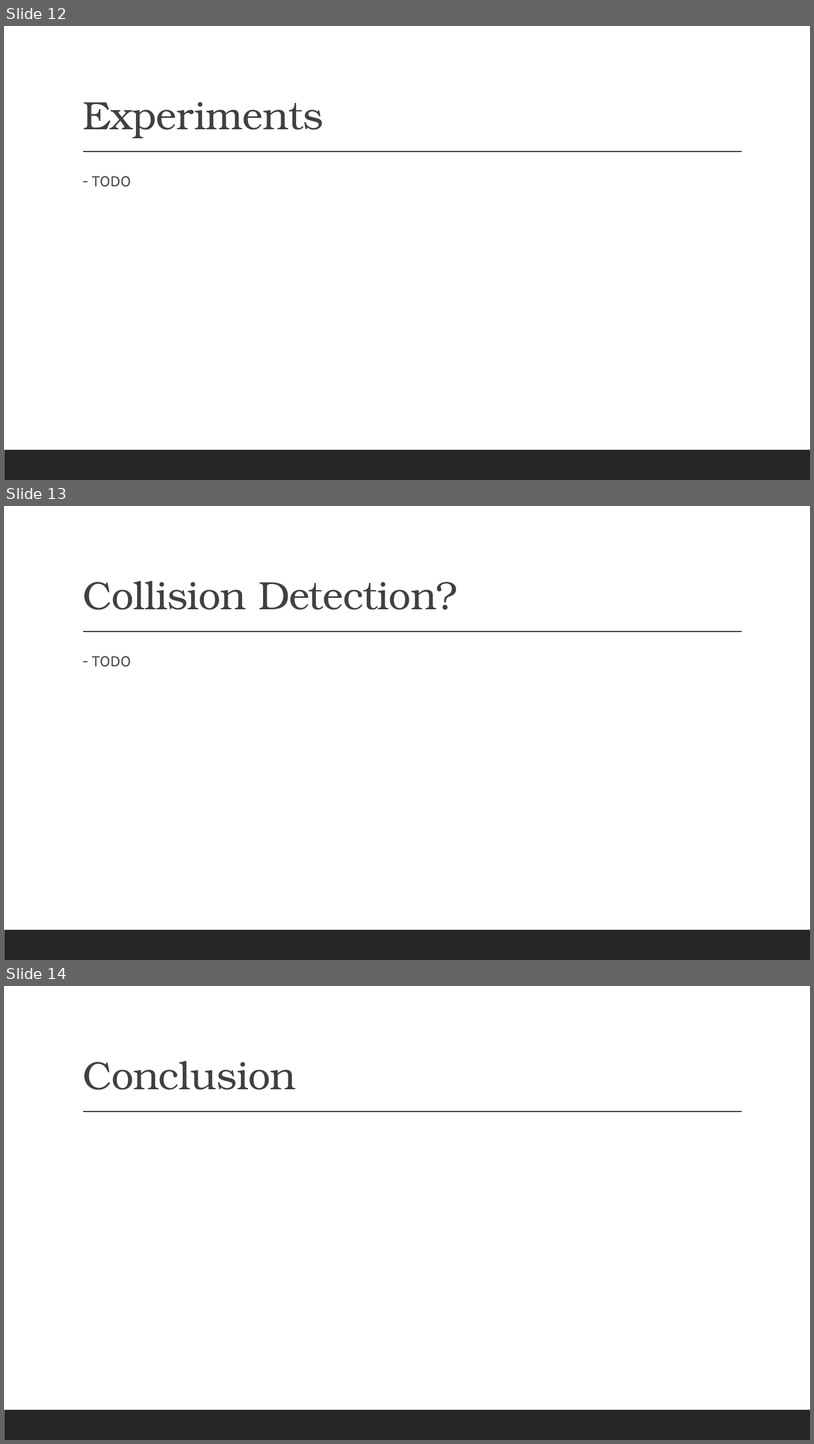
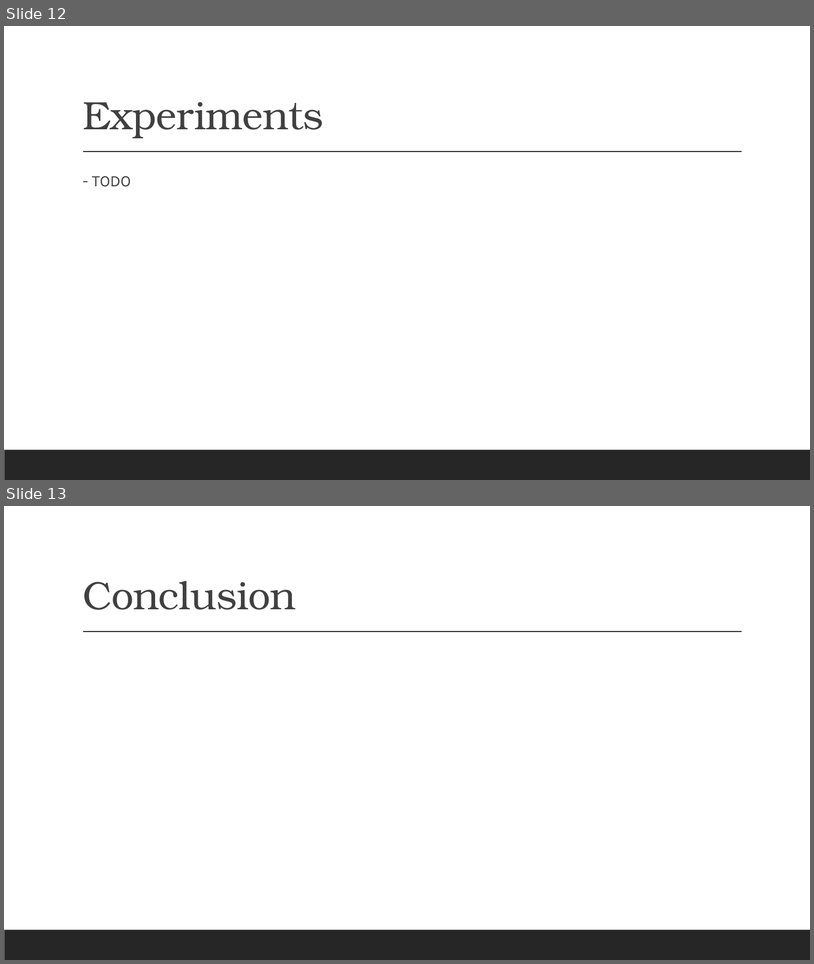
Before and after one commit to renesteeman/Project1-2_Group4, a slide deck: 04-PresentationThirdPhase.pptx. Shown one above the other, each under a label of ours: slides 12, 13 and 14 before the commit, slides 12 and 13 after it. The pictures are 814x1444 and 814x964 pixels, drawn with LibreOffice and Linux fonts; fonts in the diff are those of the drawing. Boxes give left, top, right and bottom in pixels: in the first picture for what was removed or moved away, otherwise in the second. Text is boxed around its words. In the diff, an @@ line names an element or a change of style, - is before the commit and + after.

```diff
--- a/04-PresentationThirdPhase.pptx
+++ b/04-PresentationThirdPhase.pptx
@@ slide 13 removed at bbox=[4, 506, 810, 960], background #FFFFFF; not listed: 2 template elements that a slide beside it also shows @@
@@ title removed at bbox=[83, 581, 458, 610] @@
-Collision Detection?
@@ text removed at bbox=[92, 656, 131, 667] @@
-  - TODO
@@ what was slide 14 is now slide 13 @@
```
Also in this commit, not shown: 1 slide changed, 2 slides added, 1 other slide removed.
